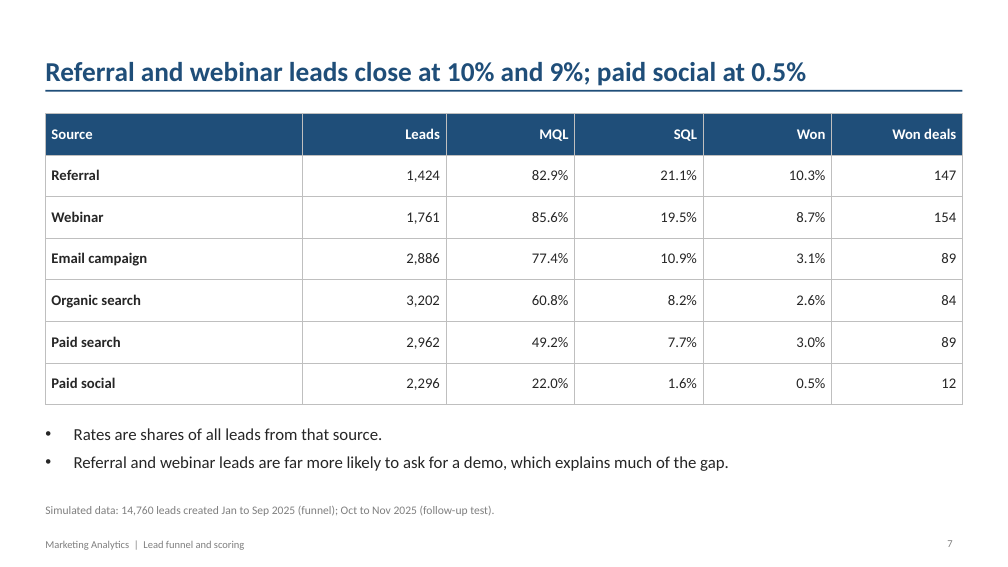
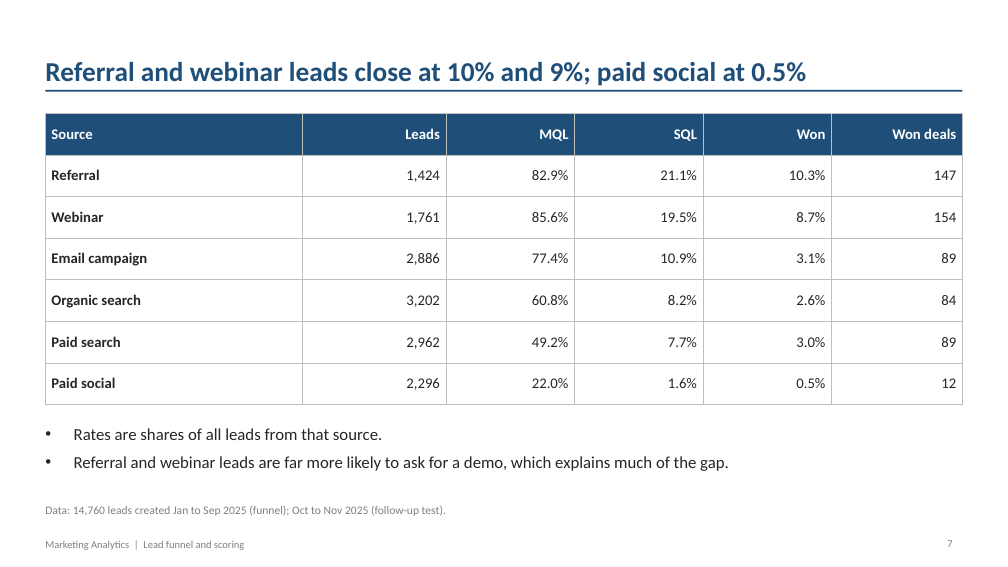
Before and after one commit to fanisridhar/sridhareguram.github.io, a slide deck: slide 7 of new-projects/Lead_Conversion_Scoring_Report.pptx. Drawn at 1008x567 pixels with LibreOffice and Linux fonts; fonts in the diff are those of the drawing. Boxes give left, top, right and bottom in pixels: in the first picture for what was removed or moved away, otherwise in the second. Text is boxed around its words. In the diff, an @@ line names an element or a change of style, - is before the commit and + after.

```diff
--- a/new-projects/Lead_Conversion_Scoring_Report.pptx
+++ b/new-projects/Lead_Conversion_Scoring_Report.pptx
@@ text at [45,506,446,516]: text changed @@
-Simulated data: 14,760 leads created Jan to Sep 2025 (funnel); Oct to Nov 2025 (follow-up test).
+Data: 14,760 leads created Jan to Sep 2025 (funnel); Oct to Nov 2025 (follow-up test).
```
Also in this commit, not shown: 9 other slides changed, 1 other file.
